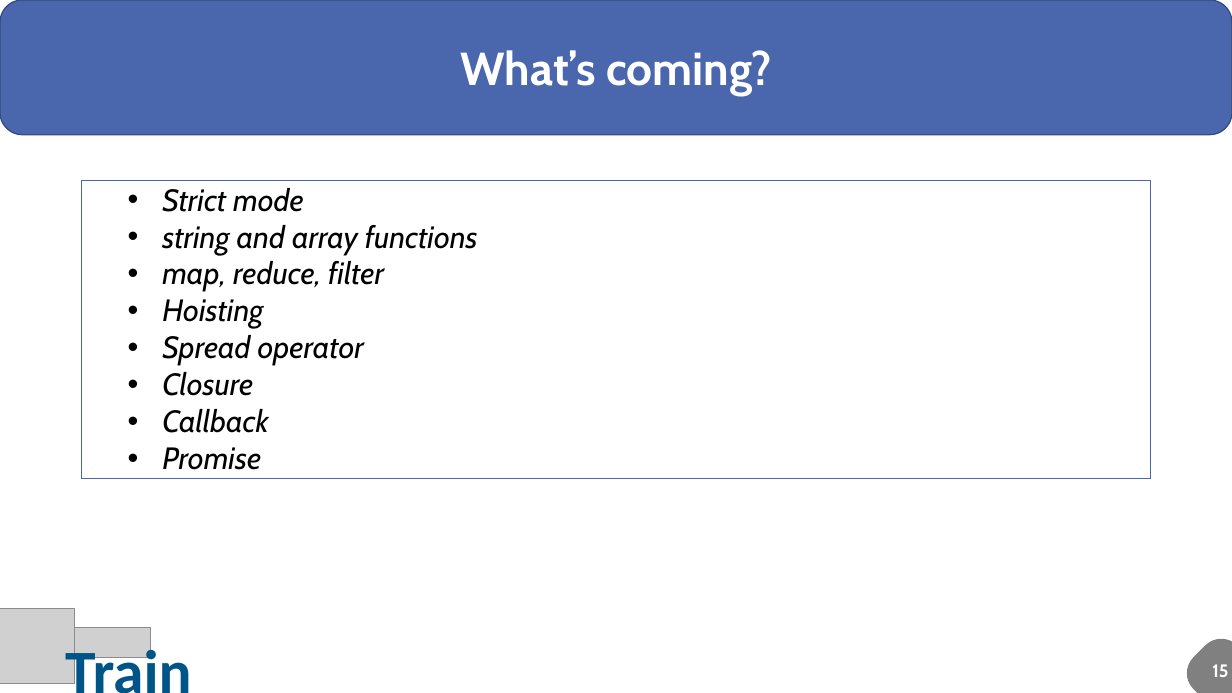
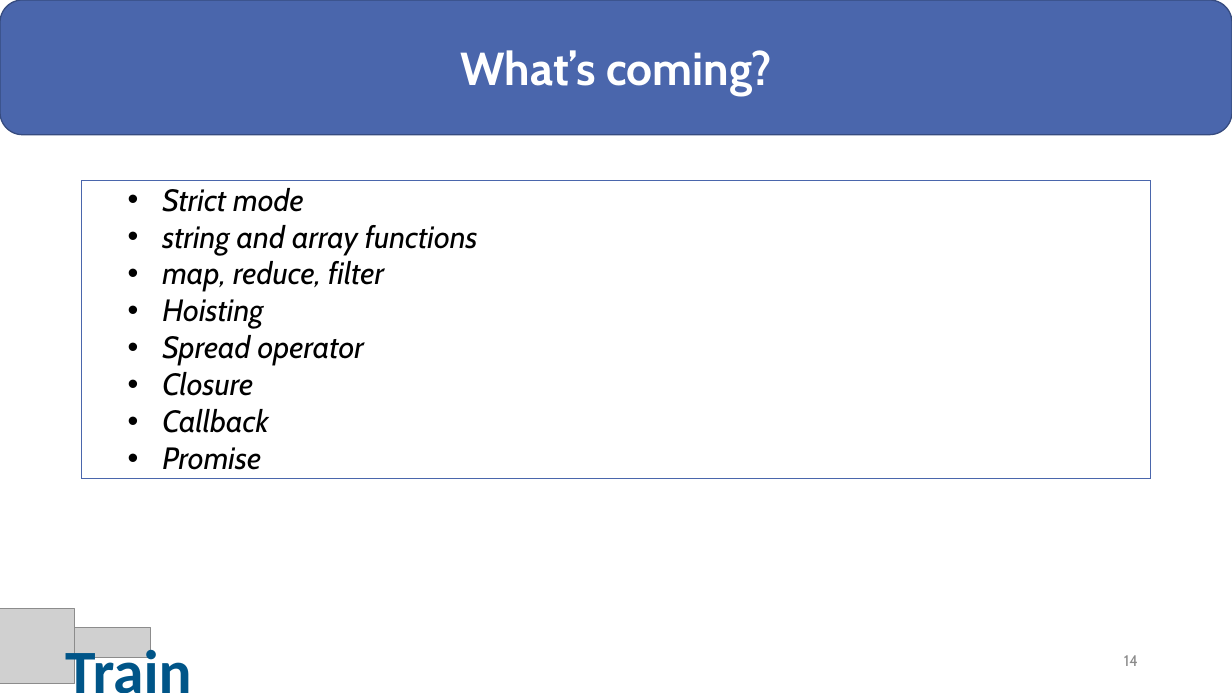
Before and after one commit to sesh86/HTML_CSS, a slide deck: slide 14 of iTrain - JS.pptx. Drawn at 1232x693 pixels with LibreOffice and Linux fonts; fonts in the diff are those of the drawing; grey boxes stand for pictures. Boxes give left, top, right and bottom in pixels: in the first picture for what was removed or moved away, otherwise in the second. Text is boxed around its words. In the diff, an @@ line names an element or a change of style, - is before the commit and + after.

```diff
--- a/iTrain - JS.pptx
+++ b/iTrain - JS.pptx
@@ page number added at (x1=1124, y1=655, x2=1138, y2=666), 12 pt, text #8C8C8C @@
+14
@@ freeform shape removed at (x1=1178, y1=630, x2=1232, y2=693) @@
@@ text removed at (x1=1212, y1=664, x2=1228, y2=677) @@
-15
```
Also in this commit, not shown: 14 other slides changed, 12 slides added.
